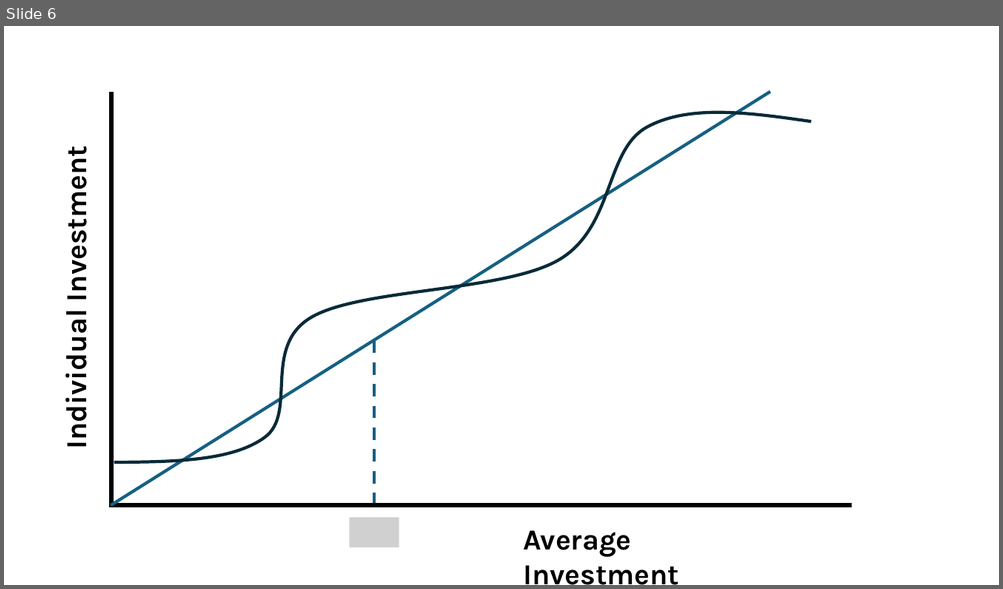
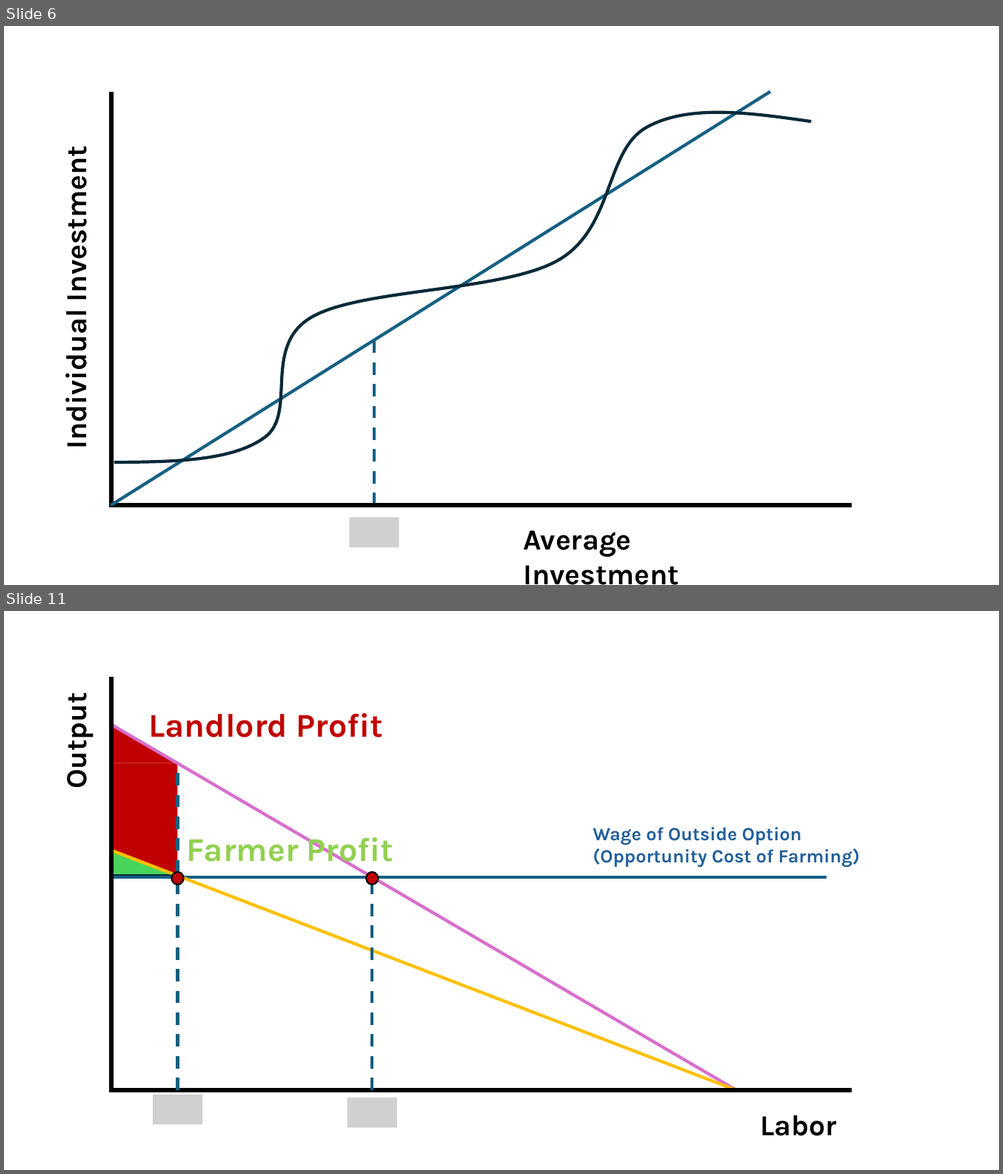
Before and after one commit to jrojas1003/EC-390-Development-Econ, a slide deck: Lectures/graph-maker-pp.pptx. Shown one above the other, each under a label of ours: slide 6 before the commit, slides 6 and 11 after it; the slides between them are not shown. The pictures are 1003x589 and 1003x1174 pixels, drawn with LibreOffice and Linux fonts; fonts in the diff are those of the drawing; grey boxes stand for pictures. Boxes give left, top, right and bottom in pixels: in the first picture for what was removed or moved away, otherwise in the second. Text is boxed around its words. In the diff, an @@ line names an element or a change of style, - is before the commit and + after.

```diff
--- a/Lectures/graph-maker-pp.pptx
+++ b/Lectures/graph-maker-pp.pptx
@@ slide 11 added at bbox=[4, 611, 999, 1170], background #FFFFFF @@
@@ line added from (111, 677) to (111, 1093), #000000 4.5 pt @@
@@ text added at bbox=[57, 702, 95, 786], 28 pt, text #000000, bold @@
+Output
@@ text added at bbox=[148, 713, 384, 745], 32 pt, text #C00000, bold @@
+Landlord Profit
@@ line added from (110, 723) to (737, 1091), #D86ECC 3 pt @@
@@ triangle added at bbox=[113, 726, 178, 763], fill #C00000 @@
@@ rectangle added at bbox=[113, 763, 178, 875], fill #C00000 @@
@@ line added from (178, 1091) to (178, 767), #156082 3 pt dashed @@
@@ text added at bbox=[187, 831, 394, 869], 32 pt, text #92D050, bold @@
+Farmer Profit
@@ text added at bbox=[592, 827, 859, 868], 18 pt, text #215F9A, bold @@
+Wage of Outside Option (Opportunity Cost of Farming)
@@ triangle added at bbox=[111, 851, 176, 875], fill #47D45A, outline #092A39 1.5 pt @@
@@ line added from (113, 851) to (737, 1091), #FFC000 3 pt @@
@@ ellipse added at bbox=[172, 872, 184, 885], fill #C00000, outline #000000 1.5 pt @@
@@ ellipse added at bbox=[366, 872, 378, 885], fill #C00000, outline #000000 1.5 pt @@
@@ line added from (111, 877) to (826, 877), #156082 3 pt @@
@@ line added from (372, 1091) to (372, 885), #156082 3 pt dashed @@
@@ line added from (851, 1091) to (110, 1091), #000000 4.5 pt @@
@@ picture added at bbox=[153, 1095, 202, 1125] @@
@@ picture added at bbox=[347, 1098, 397, 1128] @@
@@ text added at bbox=[760, 1116, 836, 1136], 28 pt, text #000000, bold @@
+Labor
```
Also in this commit, not shown: 5 other slides added.
